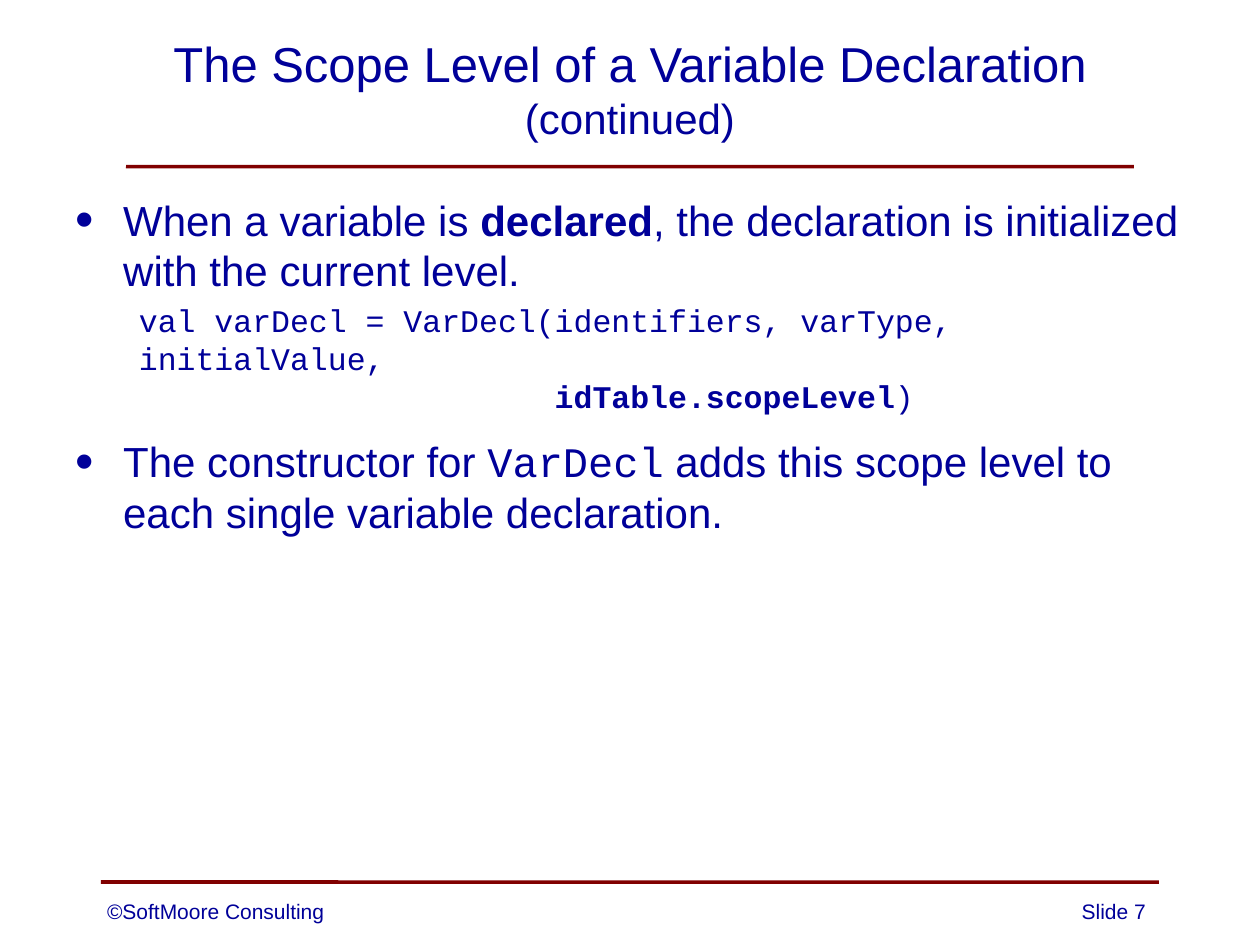
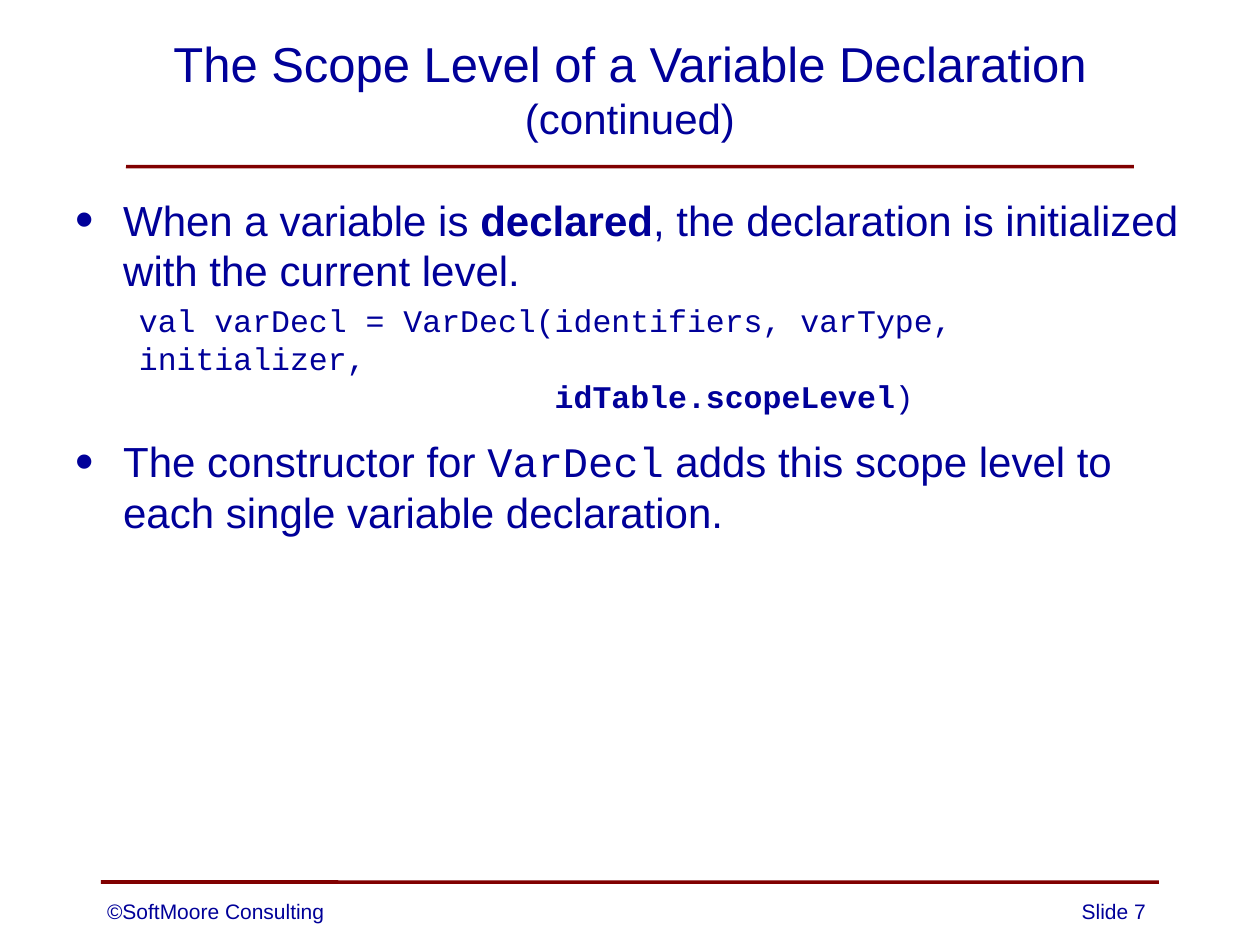
Before and after one commit to SoftMoore/CPRL-Kt-3rd, a slide deck: slide 7 of PowerPoints/13 - Subprograms.pptx. Drawn at 1260x945 pixels with LibreOffice and Linux fonts; fonts in the diff are those of the drawing. Boxes give left, top, right and bottom in pixels: in the first picture for what was removed or moved away, otherwise in the second. Text is boxed around its words. In the diff, an @@ line names an element or a change of style, - is before the commit and + after.

```diff
--- a/PowerPoints/13 - Subprograms.pptx
+++ b/PowerPoints/13 - Subprograms.pptx
@@ text at (x1=139, y1=310, x2=951, y2=415): text changed @@
-  val varDecl = VarDecl(identifiers, varType, initialValue,
-  idTable.scopeLevel)
+  val varDecl = VarDecl(identifiers, varType, initializer,
+  idTable.scopeLevel)
```
